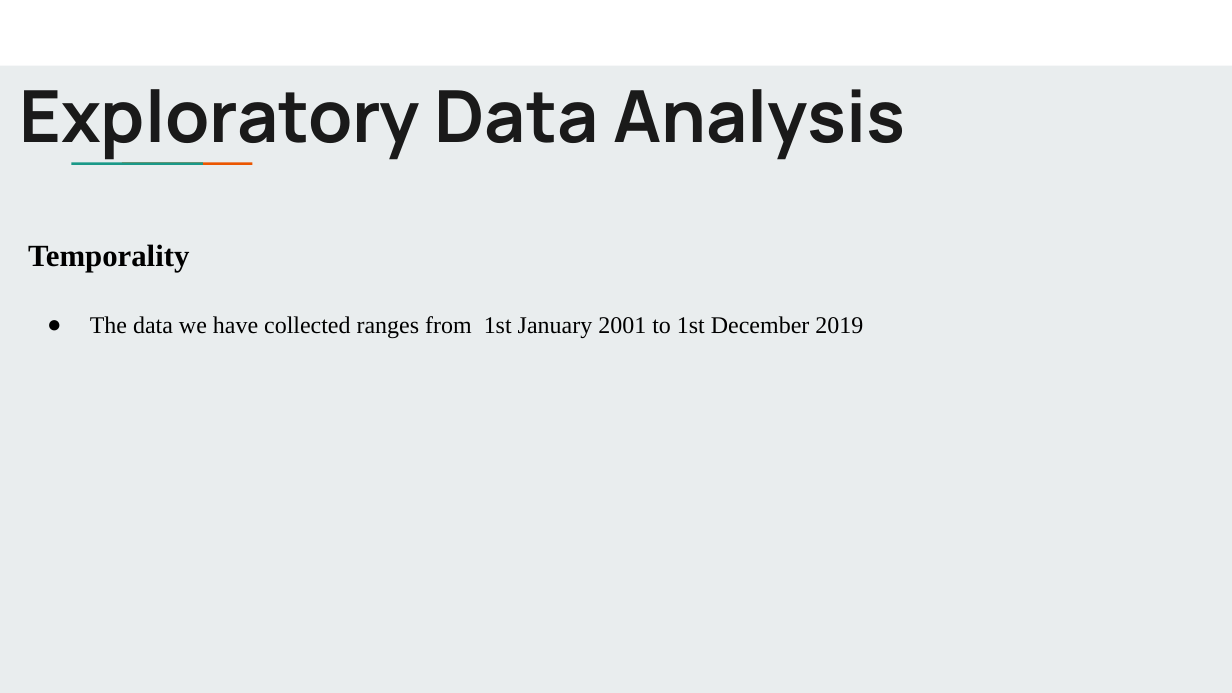
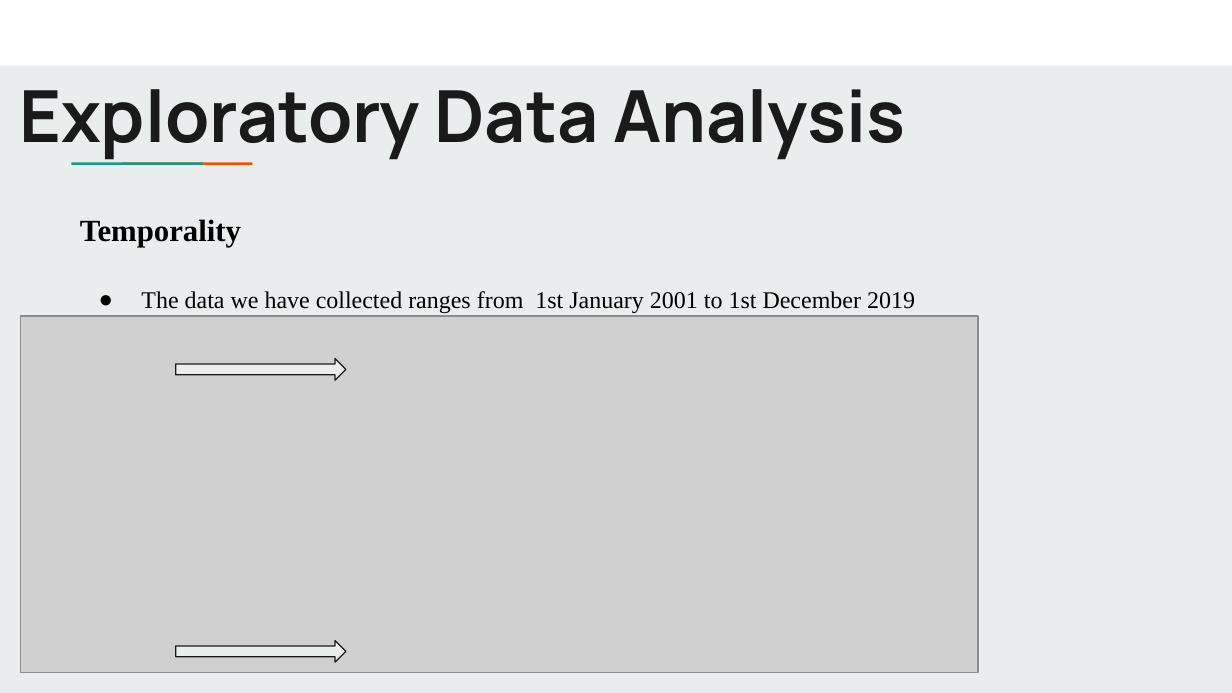
Before and after one commit to uic-cs418/python_demons, a slide deck: slide 8 of Python Demons_presentation.pptx. Drawn at 1232x693 pixels with LibreOffice and Linux fonts; fonts in the diff are those of the drawing; grey boxes stand for pictures. Boxes give left, top, right and bottom in pixels: in the first picture for what was removed or moved away, otherwise in the second. Text is boxed around its words. In the diff, an @@ line names an element or a change of style, - is before the commit and + after.

```diff
--- a/Python Demons_presentation.pptx
+++ b/Python Demons_presentation.pptx
@@ subtitle "Temporality": place and size @@
-subtitle "Temporality" at <box>28,244,863,338</box>
+subtitle "Temporality" at <box>80,219,915,313</box>
@@ picture added at <box>21,317,978,673</box> @@
@@ right arrow added at <box>176,359,346,381</box>, fill #E9EDEE, outline #1A1A1A 0.75 pt @@
@@ right arrow added at <box>176,641,346,663</box>, fill #E9EDEE, outline #1A1A1A 0.75 pt @@
```
Also in this commit, not shown: 8 other slides changed, 6 slides added.
